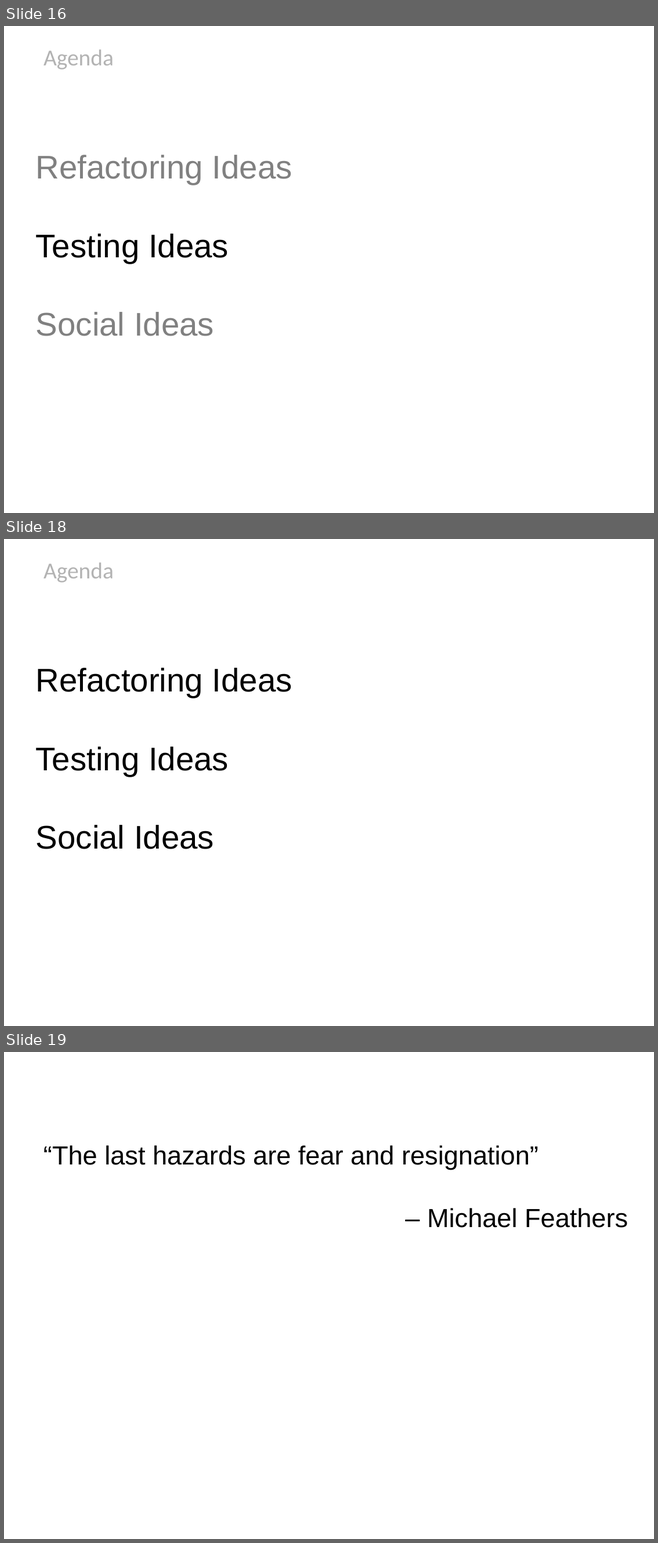
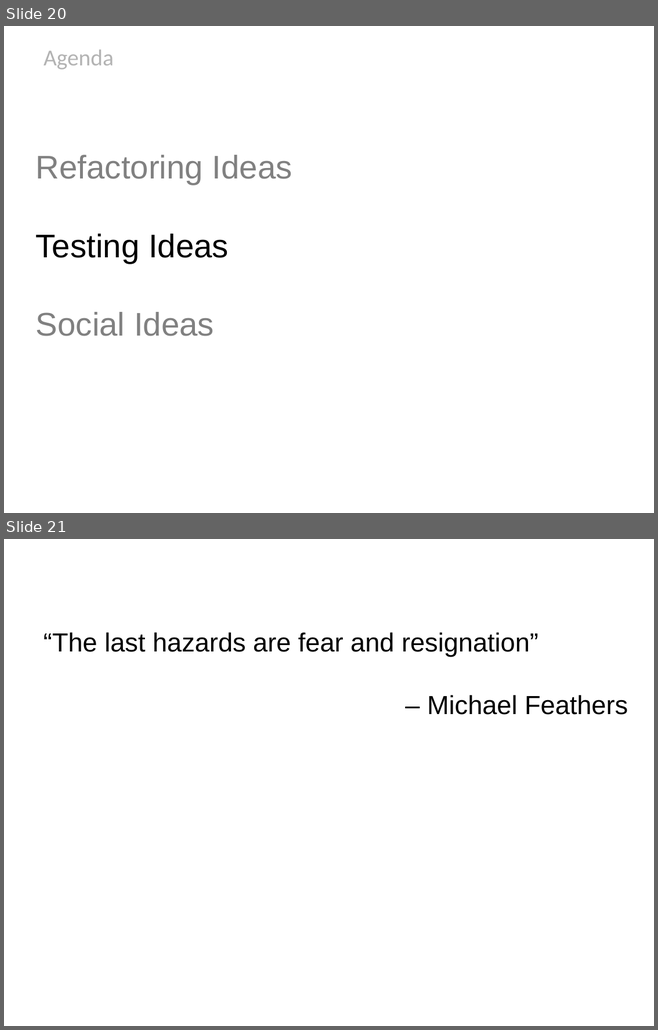
Before and after one commit to HamletDRC/presentations, a slide deck: newideasforoldcode/NewIdeasForOldCode_Confess2011.odp. Shown one above the other, each under a label of ours: slides 16, 18 and 19 before the commit, slides 20 and 21 after it; the slides between them are not shown. The pictures are 658x1543 and 658x1030 pixels, drawn with LibreOffice and Linux fonts; fonts in the diff are those of the drawing; background and template pictures are left out. Boxes give left, top, right and bottom in pixels: in the first picture for what was removed or moved away, otherwise in the second. Text is boxed around its words. In the diff, an @@ line names an element or a change of style, - is before the commit and + after.

```diff
--- a/newideasforoldcode/NewIdeasForOldCode_Confess2011.odp
+++ b/newideasforoldcode/NewIdeasForOldCode_Confess2011.odp
@@ slide 18 removed at <box>4,539,654,1026</box>, background picture (left out) @@
@@ title removed at <box>43,563,114,583</box> @@
-Agenda
@@ text removed at <box>36,668,292,849</box> @@
-Refactoring Ideas
-Testing Ideas
-Social Ideas
@@ what was slide 16 is now slide 20 @@
@@ what was slide 19 is now slide 21 @@
```
Also in this commit, not shown: 4 slides added, 1 other slide removed, 5 other files.
